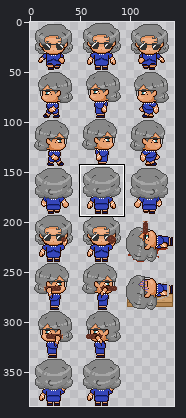
Sprite sheet -- public/assets/spritesheets/madame_blue_spritesheet.png. Above: a wide view before the commit, with the close-up outlined.
Close-up. Earlier state:
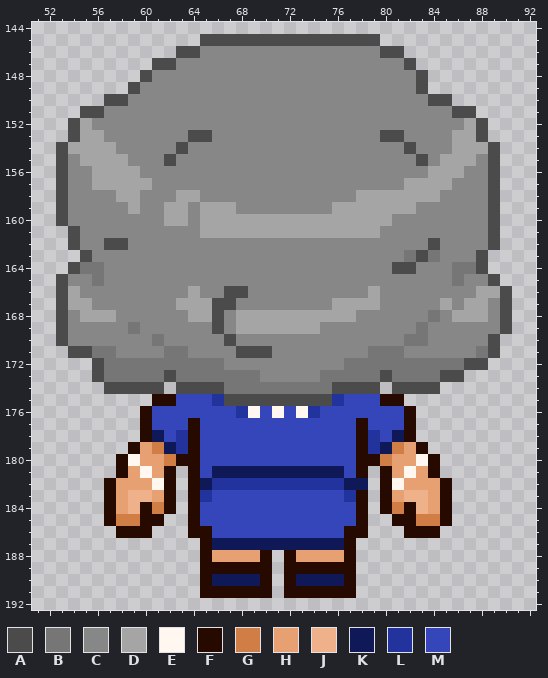
The file is 144x384 pixels. Colours within 5 levels of each other are drawn and written as one. Shown: x 51..92, y 144..192. The commit also changed other parts of the picture, which this record leaves out.
Palette (. is transparent): A #4b4b4b  B #767676  C #878787  D #a5a5a5  E #fff7f0  F #260a00  G #d07d46  H #e6a072  J #efb189  K #0f1957  L #23339d  M #3546ba
Pixels before, first column x 53:
145 ............AAAAAAAAAAAAAAA...........
146 ..........AACCCCCCCCCCCCCCCAA.........
147 ........AACCCCCCCCCCCCCCCCCCCA........
148 .......ACCCCCCCCCCCCCCCCCCCCCCA.......
149 ......ACCCCCCCCCCCCCCCCCCCCCCCA.......
150 ....AACCCCCCCCCCCCCCCCCCCCCCCCCAA.....
151 ..AACCCCCCCCCCCCCCCCCCCCCCCCCCCCCAA...
152 .ADCCCCCCCCCCCCCCCCCCCCCCCCCCCCCCCDA..
153 .ADDCCCCCCCAACCCCCCCCCCCCCCAACCCCDDA..
154 ADDDDCCCCCACCCCCCCCCCCCCCCCCCACCCDDDA.
155 ACDDDDCCCACCCCCCCCCCCCCCCCCCCCACDDDCA.
156 ACCDDDDCCCCCCCCCCCCCCCCCCCCCCCCDDDCCA.
157 ACCDDDDDCCCCCCCCCCCCCCCCCCCCCDDDDCCCA.
158 ACCCCDDCCCDDCCCCCCCCCCCCCDDDDDDDCCCCA.
159 ACCCCCDCCDDCDDDCCCCCCCCDDDDDDDCCCCCCA.
160 ACCCCCCCCDDCDDDDDDDDDDDDDDDDCCCCCCCCA.
161 .ACCCCCCCCCCDDDDDDDDDDDDDDDCCCCCCCCCA.
162 .ACCAACCCCCCCCCCCCCCCCCCCCCCCCCACCCCA.
163 ..ACCCCCCCCCCCCCCCCCCCCCCCCCCBABCCCA..
164 .ABBCCCCCCCCCCCCCCCCCCCCCCCCAACCCBBA..
165 ACCBCCCCCCCCCCCCCCCCCCCCCCCCCCCCCBCCA.
166 ADCCCCCCCCCDCCAACCCCCCCCCCDCCCCCCCCDDA
167 ADDCCCCCCCDDDAACCCCCCCCDDDDCCCCCDCDDCA
168 ACDDDCCCCCCDDACDDDDDDDDDDCCCCCCBCDDDCA
169 ACCCCCBCCCCCCACDDDDDDDCCCCCCCCBCCCCCCA
170 ACCCCCCCBCCCCCACCCCCCCCCCCCCCBBCCCCCA.
171 .AABBCCCCBBCCCCAAACCCCCCCCBBBCCCCCCBA.
172 ...ABBBBBBBBBBCCCCCCCCCCBBBBBBBBBBAA..
173 ...ABBBBBABBBBBBBCCCCCBBBBBABBBBAA....
174 ....AAAAA.AAAABBBBBBBBBAAAA.AAAA......
175 ........FFMMMLAAAAAAAAALMMMFF.........
176 .......FMMMMMMMLEMEMELMMMMMMMF........
177 .......FMMMFMMMMMMMMMMMMMFMMMF........
178 .......FKMLFMMMMMMMMMMMMMFLMKF........
179 ......FHGKLFMMMMMMMMMMMMMFLKGHF.......
180 .....FEHHGFFMMMMMMMMMMMMMFFGHHEF......
181 .....FHEHF.FMKKKKKKKKKKKMF.FHEHF......
182 ....FHHHEF.FKLLLLLLLLLLLKK.FEHHHF.....
183 ....FHJJHF.FLMMMMMMMMMMMLF.FHJJHF.....
184 ....FHJFGF.FMMMMMMMMMMMMMF.FGFJHF.....
185 ....FGGFF..FMMMMMMMMMMMMMF..FFGGF.....
186 .....FFF...FFMMMMMMMMMMMFF...FFF......
187 ............FKKKKKKKKKKKF.............
188 ............FHHHHF.FHHHHF.............
189 ............FFFFFF.FFFFFF.............
190 ............FKKKKF.FKKKKF.............
191 ............FFFFFF.FFFFFF.............
After:
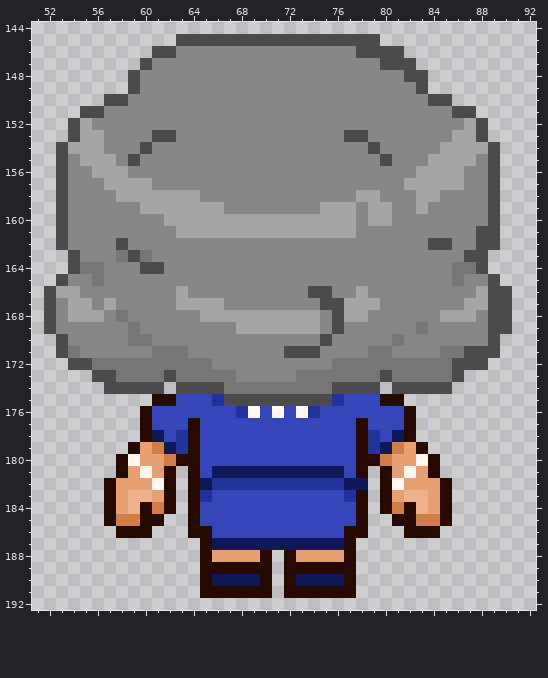
Changes in this commit:
There is now colour A in row 145 at x 63 to 64; in row 146 at x 61 to 62; in row 147 at x 60; in row 148 at x 59; in rows 161 to 162 at x 53; in row 163 at x 54.
There is now colour A in rows 166 to 169 at x 52; in row 171 at x 53; in row 172 at x 54 to 55; in row 174 at x 85.
The edit turns colour B into colour A in row 171 at x 88; in row 172 at x 86; in row 173 at x 57.
The edit turns colour C into colour A in row 146 at x 78 to 79; in row 147 at x 80 to 81; in row 148 at x 82; in row 153 at x 61 to 62 and 77 to 78; in row 154 at x 60 and 79; in row 155 at x 59 and 80.
The edit turns colour C into colour A in row 161 at x 88; in row 162 at x 85 and 88; in row 163 at x 59 and 87; in row 164 at x 60 to 61; in row 166 at x 74 to 75; in row 167 at x 75 and 89.
The edit turns colour C into colour A in row 168 at x 89; in row 169 at x 76 and 89; in row 170 at x 75; in row 171 at x 72 to 74 and 87.
The edit turns colour D into colour A in row 166 at x 89; in rows 167 to 168 at x 76.
The edit turns colour A into colour B in row 171 at x 54; in row 172 at x 56; in row 173 at x 85.
The edit turns colour C into colour B in row 163 at x 58 and 60; in row 168 at x 58; in row 170 at x 59 to 60 and 81; in row 171 at x 61 and 85 to 86; in row 172 at x 76; in row 173 at x 73 to 74.
The edit turns colour A into colour C in row 146 at x 63 to 64; in row 147 at x 61 to 62; in row 148 at x 60; in row 153 at x 64 to 65 and 80 to 81; in row 154 at x 63 and 82; in row 155 at x 62 and 83.
The edit turns colour A into colour C in row 161 at x 54; in row 162 at x 54 and 57; in row 163 at x 55 and 83; in row 164 at x 81 to 82; in row 166 at x 67 to 68; in row 167 at x 53 and 67.
The edit turns colour A into colour C in row 168 at x 53; in row 169 at x 53 and 66; in row 170 at x 67; in row 171 at x 55 and 68 to 70.
The edit turns colour B into colour C in row 163 at x 82 and 84; in row 168 at x 84; in row 170 at x 61 and 82 to 83; in row 171 at x 56 to 57 and 81; in row 172 at x 66; in row 173 at x 68 to 69.
The edit turns colour D into colour C in row 154 at x 57; in row 155 at x 58; in row 156 at x 59; in row 157 at x 56; in row 158 at x 80 to 82; in row 159 at x 59, 67, 78 and 81 to 82.
The edit turns colour D into colour C in row 160 at x 78; in row 161 at x 78 to 79; in row 166 at x 64 and 79; in row 167 at x 85; in row 168 at x 57, 64, 75 and 88.
The edit turns colour A into colour D in row 166 at x 53; in rows 167 to 168 at x 66.
The edit turns colour C into colour D in row 154 at x 85; in row 155 at x 84; in row 156 at x 83; in row 157 at x 86; in row 158 at x 60 to 62; in row 159 at x 60 to 61, 64, 75 and 83.
The edit turns colour C into colour D in row 160 at x 64; in row 161 at x 63 to 64; in row 166 at x 63 and 78; in row 167 at x 57; in row 168 at x 54, 67, 78 and 85.
Pixel boxes of the changes (left, top, right, bottom) in both close-ups:
changed: (128, 34, 200, 82)
changed: (356, 46, 416, 82)
changed: (44, 130, 500, 394)
